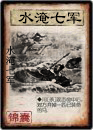
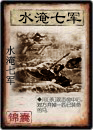
Before/after of a 93x130 layered artwork. What changed in the layer stack:
painted on "Layer 2" over [9,30,85,96]
